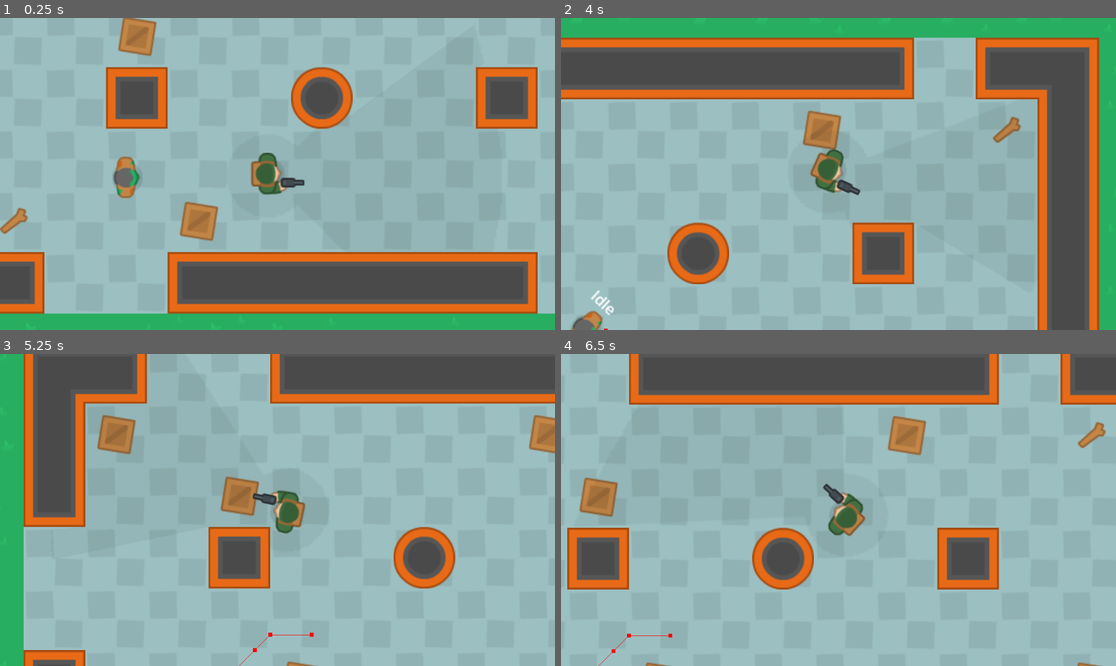
Above: before the commit, frames 1-4 (two rows, left to right).
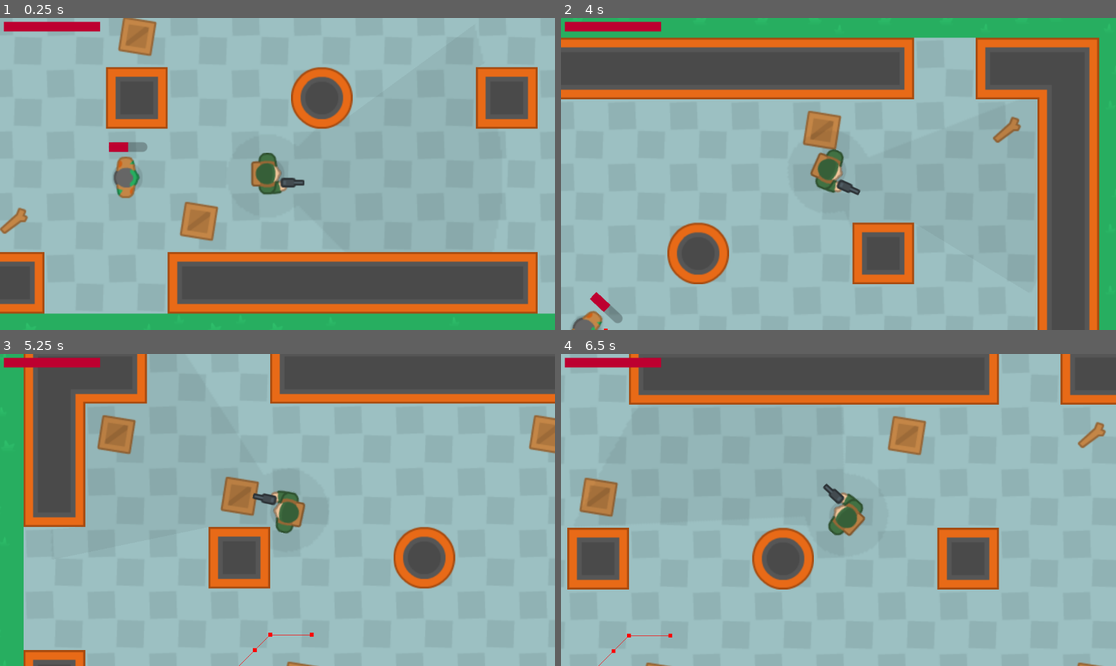
Above: after the commit, the same moments.

Repository: wojciech-bilicki/TopDown2DShooter
Game: Godot game, scene res://Scenes/main.tscn
The game is run twice, just before and just after one commit, with the same random seed, the same clock (stepped at 60 frames per second) and the same inputs.
Inputs (mouse positions are in pixels of both pictures, inside the frame that each line leads up to):
- Up to frame 1 (0.25 s): no input
- Up to frame 2 (4 s): tap Enter at 0.5 s; move the mouse to (960, 158) at 0.52 s; hold D (move_right) 0.53-1.28 s; click (960, 158) at 0.6 s; move the mouse to (727, 189) at 1.27 s; hold S (move_backwards) 1.28-2.03 s; tap F (interact) at 1.35, 3.6 s; click (727, 189) at 1.55 s; move the mouse to (894, 105) at 2.02 s; hold D (move_right) 2.03-2.78 s; click (894, 105) at 2.1 s; move the mouse to (810, 236) at 2.77 s; hold W (move_forwards) 2.78-3.53 s; click (810, 236) at 2.85 s; move the mouse to (1005, 220) at 3.52 s; hold A (move_left) from 3.53 s (still down); click (1005, 220) at 3.8 s
- Up to frame 3 (5.25 s): move the mouse to (111, 463) at 4.27 s; click (111, 463) at 4.35 s; move the mouse to (305, 510) at 5.02 s; release A (move_left) at 5.03 s; hold S (move_backwards) from 5.03 s (still down); click (305, 510) at 5.1 s
- Up to frame 4 (6.5 s): tap Space at 5.75 s; move the mouse to (755, 432) at 5.77 s; release S (move_backwards) at 5.78 s; hold D (move_right) from 5.78 s (still down); tap F (interact) at 5.85 s; click (755, 432) at 6.05 s

The runs differ from the first frame. In frame 1, 0.8% of the frame differs, in the area x 0-27%, y 1-43%; in frame 2, 0.8%, in the area x 0-19%, y 1-98%; in frame 3, 0.6%; in frame 4, 0.6%.

Commit message:
add bullet

Diff:
--- /dev/null
+++ b/Scenes/bullet.tscn
@@ -0,0 +1,14 @@
+[gd_scene load_steps=3 format=3 uid="uid://cffsofgld8o6p"]
+
+[ext_resource type="Texture2D" uid="uid://cwdt63ha3m887" path="res://Assets/bullet.png" id="1_uk0jk"]
+
+[sub_resource type="RectangleShape2D" id="RectangleShape2D_kwi72"]
+size = Vector2(16, 2)
+
+[node name="Bullet" type="Area2D"]
+
+[node name="Sprite2D" type="Sprite2D" parent="."]
+texture = ExtResource("1_uk0jk")
+
+[node name="CollisionShape2D" type="CollisionShape2D" parent="."]
+shape = SubResource("RectangleShape2D_kwi72")
--- a/Scenes/main.tscn
+++ b/Scenes/main.tscn
@@ -1,9 +1,10 @@
-[gd_scene load_steps=99 format=3 uid="uid://c7moqvpkig7t4"]
+[gd_scene load_steps=100 format=3 uid="uid://c7moqvpkig7t4"]
 
 [ext_resource type="Texture2D" uid="uid://c4ypmbh3x8n3d" path="res://Assets/spritesheet_tiles.png" id="1_jmjlp"]
-[ext_resource type="PackedScene" uid="uid://kpskrxg6ood" path="res://Scenes/player.tscn" id="2_70lb8"]
-[ext_resource type="PackedScene" uid="uid://b3bkb32djsrnn" path="res://Scenes/zombie_enemy.tscn" id="5_4raig"]
-[ext_resource type="PackedScene" uid="uid://da7t77ehpw5fs" path="res://Scenes/door.tscn" id="5_rn3i4"]
+[ext_resource type="PackedScene" uid="uid://cloc2ixm2x00j" path="res://Scenes/player.tscn" id="2_70lb8"]
+[ext_resource type="PackedScene" uid="uid://v4tdx2y1jgbj" path="res://Scenes/zombie_enemy.tscn" id="5_4raig"]
+[ext_resource type="PackedScene" uid="uid://cv3gdtxpt1va5" path="res://Scenes/ui.tscn" id="5_21ue5"]
+[ext_resource type="PackedScene" path="res://Scenes/door.tscn" id="5_rn3i4"]
 
 [sub_resource type="TileMapPattern" id="TileMapPattern_bso3f"]
 tile_data = PackedInt32Array(0, 1179648, 6, 65536, 1179648, 7, 1, 1245184, 6, 65537, 1245184, 7)
@@ -2478,19 +2479,24 @@
 visible = false
 color = Color(0.615686, 0.615686, 0.615686, 1)
 
-[node name="Player" parent="." instance=ExtResource("2_70lb8")]
+[node name="PlayerUI" parent="." instance=ExtResource("5_21ue5")]
+
+[node name="Player" parent="." node_paths=PackedStringArray("player_ui") instance=ExtResource("2_70lb8")]
 z_index = 4
 position = Vector2(1320, -908)
+player_ui = NodePath("../PlayerUI")
 
 [node name="Door" parent="." instance=ExtResource("5_rn3i4")]
 position = Vector2(1144, -517)
 rotation = -1.5708
 
-[node name="ZombieEnemy" parent="." node_paths=PackedStringArray("navigation_position") instance=ExtResource("5_4raig")]
+[node name="ZombieEnemy" parent="." instance=ExtResource("5_4raig")]
 z_index = 6
 position = Vector2(1164, -904)
 wandering_speed = 150
-navigation_position = NodePath("../NavigationPosition")
+distance_to_stop_chasing = 250
 
 [node name="NavigationPosition" type="Marker2D" parent="."]
 position = Vector2(1220, -212)
+
+[node name="Node" type="Node" parent="."]
--- a/Scenes/player.gd
+++ b/Scenes/player.gd
@@ -5,19 +5,21 @@
 @export var walking_speed = 300
 @export var rotation_speed = 5
 @export var linked_position_node: Node2D
+@export var player_ui: PlayerUI
 
 @onready var health_system = $HealthSystem as HealtSystem
 
 var movement_direction = Vector2.ZERO
 var angle
 
+func _ready():
+	player_ui.set_life_bar_max_value(health_system.base_health)
+
 func _physics_process(delta):
 	velocity =  movement_direction * walking_speed
 	move_and_slide()
 	if angle:
 		global_rotation = lerp_angle(global_rotation, angle, delta * rotation_speed)
-
-
 
 func _input(event):
 	if Input.is_action_pressed("move_backwards"):
@@ -39,3 +41,4 @@
 func take_damage(damage: int):
 
 	health_system.take_damage(damage)
+	player_ui.update_life_bar_value(health_system.current_health)
--- a/Scenes/player.tscn
+++ b/Scenes/player.tscn
@@ -57,5 +57,10 @@
 [node name="HealthSystem" type="Node" parent="."]
 script = ExtResource("5_xldj2")
 
+[node name="ShootingSystem" type="Node" parent="."]
+
+[node name="ShootingPoint" type="Marker2D" parent="ShootingSystem"]
+position = Vector2(27, 9)
+
 [connection signal="body_entered" from="InteractionArea" to="InteractionArea" method="_on_body_entered"]
 [connection signal="body_exited" from="InteractionArea" to="InteractionArea" method="_on_body_exited"]
--- /dev/null
+++ b/Scenes/shooting_system.gd
@@ -0,0 +1,8 @@
+extends Node
+
+class_name ShootingSystem
+
+
+func _input(event):
+	if Input.is_action_just_pressed("shoot"):
+		print("Shoot")
--- /dev/null
+++ b/Scenes/ui.tres
@@ -0,0 +1,4 @@
+[gd_resource type="StyleBoxFlat" format=3 uid="uid://j4ovqphkhqya"]
+
+[resource]
+bg_color = Color(0.741176, 0, 0.188235, 1)
--- /dev/null
+++ b/Scenes/ui.tscn
@@ -0,0 +1,26 @@
+[gd_scene load_steps=3 format=3 uid="uid://cv3gdtxpt1va5"]
+
+[ext_resource type="Script" path="res://Scripts/ui.gd" id="1_205f5"]
+[ext_resource type="Theme" uid="uid://bw54nfubkjtol" path="res://Scenes/ui.theme" id="2_efidm"]
+
+[node name="UI" type="CanvasLayer"]
+script = ExtResource("1_205f5")
+
+[node name="MarginContainer" type="MarginContainer" parent="."]
+anchors_preset = 15
+anchor_right = 1.0
+anchor_bottom = 1.0
+grow_horizontal = 2
+grow_vertical = 2
+theme_override_constants/margin_left = 8
+theme_override_constants/margin_top = 8
+theme_override_constants/margin_right = 8
+theme_override_constants/margin_bottom = 8
+
+[node name="LifeBar" type="ProgressBar" parent="MarginContainer"]
+custom_minimum_size = Vector2(200, 20)
+layout_mode = 2
+size_flags_horizontal = 0
+theme = ExtResource("2_efidm")
+value = 20.0
+show_percentage = false
--- a/Scenes/zombie_enemy.gd
+++ b/Scenes/zombie_enemy.gd
@@ -4,17 +4,16 @@
 
 @onready var navigation_agent_2d = $NavigationAgent2D
 @onready var state_machine = $StateMachine as StateMachine
+@onready var health_system = $HealthSystem as HealtSystem
 
-# chasing variables
-@export var chance_to_stop_chase: float = .5
-@export var distance_to_stop_chasing = 250
+@export var health: float = 25
 
-# locomotion
+@export_group("Locomotion")
 @export var rotation_speed: float = 2
 @export var wandering_speed = 20
 @export var navigation_position: Node2D
 
-# scanning for player
+@export_group("Scanning for player")
 @export var angle_cone_of_vision := 90
 @export var max_vision_distance = 250
 @export var angle_between_rays = 30
@@ -25,6 +24,9 @@
 @export_range(0.1, 1) var attack_speed:float = 1
 @export_range(1, 10) var attack_damage:float = 2
 
+@export_group("Chasing")
+@export var chance_to_stop_chase: float = .5
+@export var distance_to_stop_chasing = 250
 
 func _ready():
 	var navigation_map = get_tree().get_first_node_in_group("tilemap").get_navigation_map(0)
@@ -57,3 +59,6 @@
 
 		if vision_ray_cast_2d.is_colliding() && vision_ray_cast_2d.get_collider() is Player:
 			state_machine.transition_to("Chase")
+
+func take_damage(damage: int):
+	health_system.take_damage(damage)
--- a/Scenes/zombie_enemy.tscn
+++ b/Scenes/zombie_enemy.tscn
@@ -8,6 +8,7 @@
 [ext_resource type="Script" path="res://Scripts/wandering.gd" id="5_oltk2"]
 [ext_resource type="Script" path="res://Scenes/Chase.gd" id="7_h1c0r"]
 [ext_resource type="Script" path="res://Scenes/Attack.gd" id="8_fq5h7"]
+[ext_resource type="Theme" uid="uid://bw54nfubkjtol" path="res://Scenes/ui.theme" id="9_opojr"]
 
 [sub_resource type="CapsuleShape2D" id="CapsuleShape2D_7nwfs"]
 height = 36.0
@@ -16,7 +17,6 @@
 collision_layer = 4
 collision_mask = 3
 script = ExtResource("1_ljqcb")
-distance_to_stop_chasing = 500
 rotation_speed = 0.5
 
 [node name="Sprite2D" type="Sprite2D" parent="."]
@@ -67,6 +67,7 @@
 script = ExtResource("8_fq5h7")
 
 [node name="StateLabel" type="Label" parent="."]
+visible = false
 anchors_preset = 5
 anchor_left = 0.5
 anchor_right = 0.5
@@ -89,6 +90,16 @@
 [node name="CollisionPolygon2D" type="CollisionPolygon2D" parent="AttackArea"]
 polygon = PackedVector2Array(0, 0, 42, -25, 42, 29)
 
+[node name="LifeBar" type="ProgressBar" parent="."]
+offset_left = -19.0
+offset_top = -37.0
+offset_right = 21.0
+offset_bottom = -27.0
+theme = ExtResource("9_opojr")
+step = 1.0
+value = 50.0
+show_percentage = false
+
 [connection signal="velocity_computed" from="NavigationAgent2D" to="StateMachine" method="_on_navigation_agent_2d_velocity_computed"]
 [connection signal="timeout" from="StateMachine/Idle/IdleTimer" to="StateMachine/Idle" method="_on_idle_timer_timeout"]
 [connection signal="timeout" from="StateMachine/Idle/RotationTimer" to="StateMachine/Idle" method="_on_rotation_timer_timeout"]
--- a/Scripts/health_system.gd
+++ b/Scripts/health_system.gd
@@ -2,13 +2,15 @@
 
 class_name HealtSystem
 
-signal player_died
+signal died
 
 @export var base_health = 15
+var current_health
+
+func _ready():
+	current_health = base_health
 
 func take_damage(damage: int):
-	base_health -= damage
-	print(base_health)
-	if base_health <= 0:
-		print("died")
-		player_died.emit()
+	current_health -= damage
+	if current_health <= 0:
+		died.emit()
--- /dev/null
+++ b/Scripts/ui.gd
@@ -0,0 +1,11 @@
+extends CanvasLayer
+
+class_name PlayerUI
+
+@onready var life_bar = $MarginContainer/LifeBar
+
+func set_life_bar_max_value(max_value: int):
+	life_bar.max_value = max_value
+
+func update_life_bar_value( life: int):
+	life_bar.value = life
--- a/project.godot
+++ b/project.godot
@@ -42,6 +42,11 @@
 "events": [Object(InputEventKey,"resource_local_to_scene":false,"resource_name":"","device":-1,"window_id":0,"alt_pressed":false,"shift_pressed":false,"ctrl_pressed":false,"meta_pressed":false,"pressed":false,"keycode":0,"physical_keycode":70,"key_label":0,"unicode":102,"echo":false,"script":null)
 ]
 }
+shoot={
+"deadzone": 0.5,
+"events": [Object(InputEventMouseButton,"resource_local_to_scene":false,"resource_name":"","device":-1,"window_id":0,"alt_pressed":false,"shift_pressed":false,"ctrl_pressed":false,"meta_pressed":false,"button_mask":0,"position":Vector2(0, 0),"global_position":Vector2(0, 0),"factor":1.0,"button_index":1,"canceled":false,"pressed":false,"double_click":false,"script":null)
+]
+}
 
 [layer_names]
 
Binary file added: Assets/bullet.png
Not shown, added: Assets/bullet.png.import
Not shown: 1 places in Scenes/player.tscn that only renumber resources
Binary file added: Scenes/ui.theme
Not shown: 1 places in Scenes/zombie_enemy.tscn that only renumber resources
